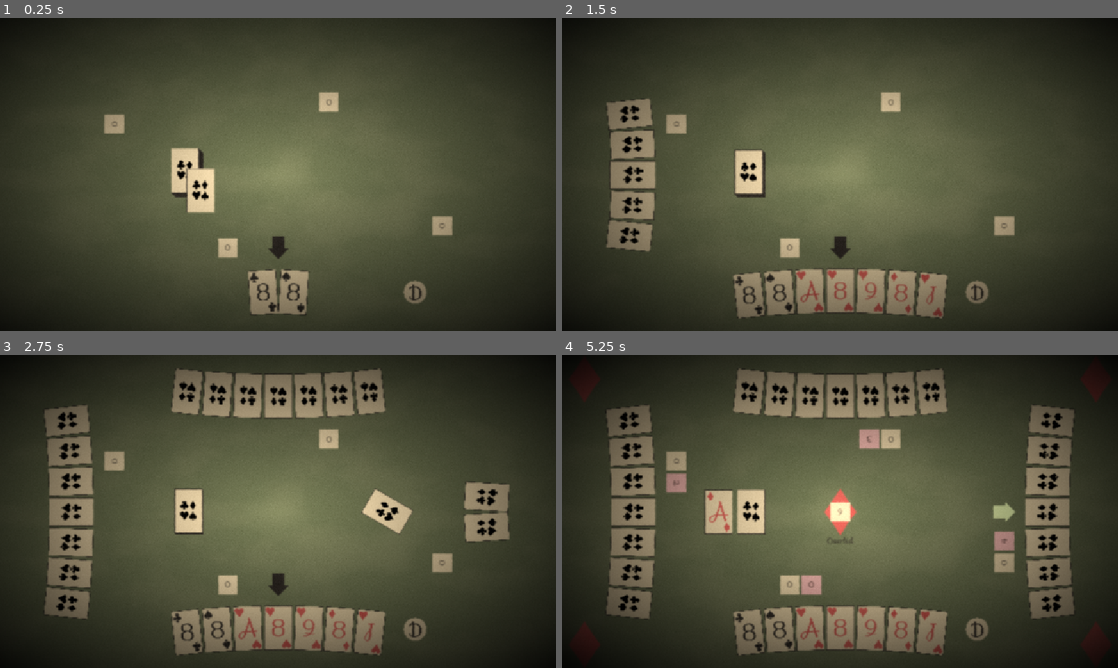
Above: before the commit, frames 1-4 (two rows, left to right).
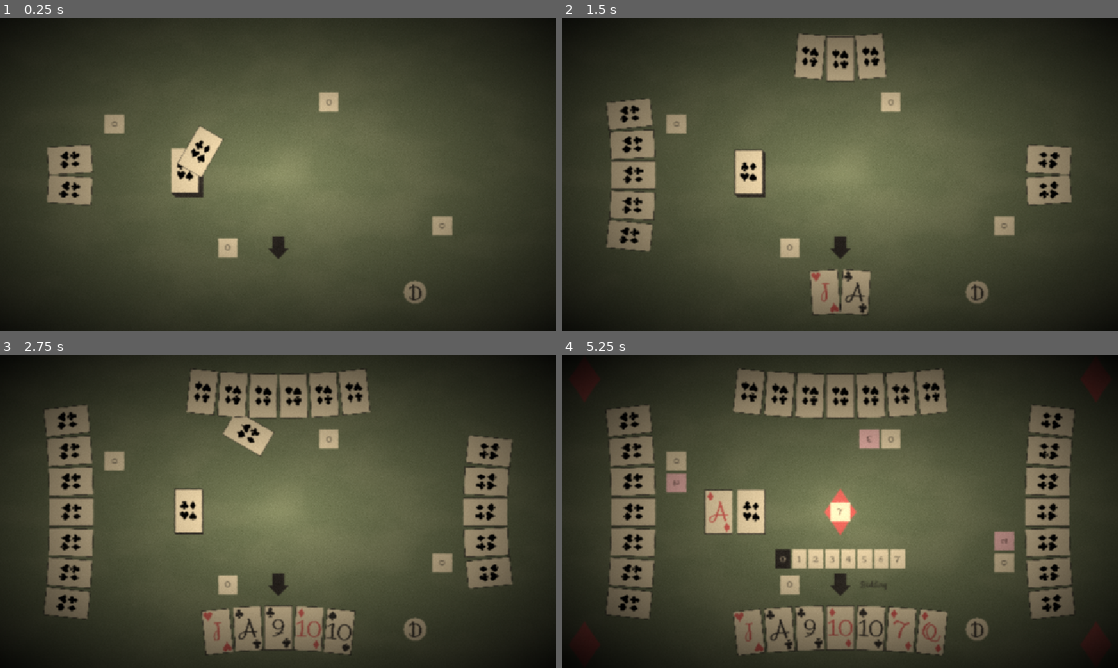
Above: after the commit, the same moments.

Repository: CMurtagh-LGTM/brackeys25.2
Game: Godot game, scene res://Main.tscn
Same seed, same stepped clock (60 frames per second), same inputs: the game is played once before the commit and once after it.
Inputs (mouse positions are in pixels of both pictures, inside the frame that each line leads up to):
- Up to frame 1 (0.25 s): no input
- Up to frame 2 (1.5 s): move the mouse to (751, 174) at 0.52 s; click (751, 174) at 0.67 s; move the mouse to (751, 174) at 1.27 s; click (751, 174) at 1.42 s
- Up to frame 3 (2.75 s): move the mouse to (189, 511) at 2.02 s; click (189, 511) at 2.17 s
- Up to frame 4 (5.25 s): move the mouse to (751, 511) at 2.77 s; click (751, 511) at 2.92 s; move the mouse to (751, 630) at 3.52 s; click (751, 630) at 3.67 s; tap Enter at 4.25 s; move the mouse to (778, 630) at 4.27 s; click (778, 630) at 4.42 s; click (784, 558) at 5 s, where only the run before the commit has a clickable "0"

The runs differ from the first frame. In frame 1, 3.7% of the frame differs, in the area x 8-56%, y 34-95%; in frame 2, 7.5%; in frame 3, 9.4%, in the area x 30-93%, y 4-96%; in frame 4, 2.9%.

Commit message:
better AI

Diff:
--- a/Card/Card.gd
+++ b/Card/Card.gd
@@ -14,7 +14,7 @@
 	NONE, LEFT, RIGHT, BEST
 }
 
-@export var info: CardInfo
+@export var _info: CardInfo
 
 @onready var _pips: Array[Sprite2D] = [$Face/Pip, $Face/Pip2]
 @onready var _character_sprite: Sprite2D = $Face/Character
@@ -33,21 +33,29 @@
 signal clicked
 signal hovered
 
-func is_bower(trump: Suit) -> Bower:
+func get_bower(trump: Suit) -> Bower:
 	# If card is intrinsic bower
-	if info.get_bower() != Bower.NONE:
-		return info.get_bower()
+	if _info.get_bower() != Bower.NONE:
+		return _info.get_bower()
 
 	# NT has no right or left
 	if trump == null:
 		return Bower.NONE
 
 	# Right or LEFT
-	if trump.colour == info.get_suit_colour() and info.get_ordinal() == Ordinal.JACK:
-		if trump == info.suit:
+	if trump.colour == _info.get_suit_colour() and _info.get_ordinal() == Ordinal.JACK:
+		if trump == _info.suit:
 			return Bower.RIGHT
 		return Bower.LEFT
 	return Bower.NONE
+
+func suit(trump: Suit) -> Suit:
+	if get_bower(trump) == Bower.LEFT:
+		return trump
+	return _info.suit
+
+func ordinal() -> Ordinal:
+	return _info.get_ordinal()
 
 func conceal() -> void:
 	reveal(false)
@@ -90,22 +98,22 @@
 
 func _update_image() -> void:
 	for pip: Sprite2D in _pips:
-		pip.texture = info.get_pip()
-		pip.modulate = info.get_colour()
-	_character_sprite.texture = info.get_image()
-	_character_sprite.modulate = info.get_colour()
+		pip.texture = _info.get_pip()
+		pip.modulate = _info.get_colour()
+	_character_sprite.texture = _info.get_image()
+	_character_sprite.modulate = _info.get_colour()
 
 func _on_update_can_play() -> void:
 	if _revealed and _active:
 		if _can_play == CanPlay.YES:
-			_front.modulate = info.front_can_play_colour
+			_front.modulate = _info.front_can_play_colour
 		elif _can_play == CanPlay.NO:
-			_front.modulate = info.front_cant_play_colour
+			_front.modulate = _info.front_cant_play_colour
 		else:
-			_front.modulate = info.front_colour
+			_front.modulate = _info.front_colour
 	else:
-		_front.modulate = info.front_colour
-	_front_border.modulate = info.border_colour
+		_front.modulate = _info.front_colour
+	_front_border.modulate = _info.border_colour
 
 func _ready() -> void:
 	_update_image()
@@ -113,7 +121,7 @@
 	_on_update_can_play()
 
 func _process(_delta: float) -> void:
-	if Engine.is_editor_hint() and info:
+	if Engine.is_editor_hint() and _info:
 		_update_image()
 		_on_update_can_play()
 		return
@@ -121,7 +129,7 @@
 const card_scene: PackedScene = preload("res://Card/Card.tscn")
 static func instantiate(card_info: CardInfo) -> Card:
 	var card: Card = card_scene.instantiate()
-	card.info = card_info
+	card._info = card_info
 	return card
 
 func _on_mouse_area_input_event(_viewport:Node, event:InputEvent, _shape_idx:int) -> void:
--- a/Card/Card.tscn
+++ b/Card/Card.tscn
@@ -1,7 +1,6 @@
-[gd_scene load_steps=9 format=3 uid="uid://cjo5i2haxfp05"]
+[gd_scene load_steps=8 format=3 uid="uid://cjo5i2haxfp05"]
 
 [ext_resource type="Script" uid="uid://dx7xolpo3n2vx" path="res://Card/Card.gd" id="1_6ma3f"]
-[ext_resource type="Resource" uid="uid://b3lvyvy1i7h8l" path="res://Resources/TestCard.tres" id="2_kkgq3"]
 [ext_resource type="Texture2D" uid="uid://b4u251mxxtj2m" path="res://Assets/Suits/Spade.svg" id="3_5u7pk"]
 [ext_resource type="Texture2D" uid="uid://bmghknb8h6tbw" path="res://Assets/Front.svg" id="3_x8cmv"]
 [ext_resource type="Texture2D" uid="uid://c6nbwb26kx7lp" path="res://Assets/FrontBorder.svg" id="4_1xywt"]
@@ -13,7 +12,6 @@
 
 [node name="Card" type="Node2D"]
 script = ExtResource("1_6ma3f")
-info = ExtResource("2_kkgq3")
 
 [node name="Front" type="Sprite2D" parent="."]
 modulate = Color(0.960784, 0.870588, 0.701961, 1)
--- a/GameManager/GameManager.gd
+++ b/GameManager/GameManager.gd
@@ -13,7 +13,7 @@
 @onready var _bonus_label: Label = $Bonus/Label
 @onready var _discard_pile: Stack = $Discard
 
-const over_under_bid_text: Array[String] = ["Underbid", "Overbid"]
+# const over_under_bid_text: Array[String] = ["Underbid", "Overbid"]
 
 @onready var _bid_info: Node2D = $BidInfo
 @onready var _total_bid_label: Label = $BidInfo/Total/Label
@@ -29,7 +29,9 @@
 ]
 const _pip_offset: Vector2 = Vector2(46, 49)
 
-var _deal_size: int = 7
+var _deal_size: int = 7 # Number of cards to deal
+var _deal_packets: Array[int] = [2, 3, 2]
+var _deal_count: int = 3 # Number of times to deal
 
 var _deck: Deck
 var _hands: Array[Hand]
@@ -39,7 +41,7 @@
 var _trump: Suit
 var _current_hand: int = 0
 var _dealer: int = 0
-var _tricks_remaining: int= 0
+var _tricks_remaining: int = 0
 
 var _current_arrow_point: Hand.Compass
 
@@ -87,7 +89,7 @@
 	_deal()
 
 func _calculate_game_state() -> GameState:
-	return GameState.new(_trump, _trick.lead_suit(_trump), _deck.deck_info, _trick.get_cards())
+	return GameState.new(_trump, _trick.lead_suit(_trump), _deck.deck_info, _trick.get_cards(), _trick.card_count() == _hands.size() - 1)
 
 func _on_hand_play(card: Card) -> void:
 	_hands[_current_hand].lose_turn()
@@ -101,21 +103,27 @@
 	_hands[_current_hand].gain_turn(_calculate_game_state())
 	_point_to_hand(_hand_index_to_compass(_current_hand))
 
+static func sum(accum, number):
+	return accum + number
+
 func _deal() -> void:
 	_trump = null;
 	_on_update_trump()
 	_hands[_dealer].set_is_dealer()
-	for hand: Hand in _hands:
-		for _i in range(_deal_size):
-			await hand.add_card(_deck.draw_card())
 	_current_hand = (_dealer + 1) % _hands.size()
+	assert(_deal_packets.reduce(sum) == _deal_size)
+	for packet: int in _deal_packets:
+		for relative_hand_index: int in _hands.size():
+			var hand = _hands[(relative_hand_index + _current_hand) % _hands.size()]
+			for _i in range(packet):
+				await hand.add_card(_deck.draw_card())
 
 	var turnup: Card = _deck.draw_card()
 	turnup.reveal()
 	await turnup.move_to(self, globals.viewport_center() + _turnup_position_offset, 0, Globals.card_deal_time)
 	_turnup = turnup
 
-	_trump = turnup.info.suit
+	_trump = turnup.suit(null)
 	_on_update_trump()
 
 	_tricks_remaining = _deal_size
@@ -133,6 +141,7 @@
 		_point_to_hand(_hand_index_to_compass(_current_hand))
 
 		# Make sure that the game is overcalled
+		# floor(amount_underbid / yet_to_bid_players)
 		@warning_ignore("integer_division")
 		var disallowed_bid: int = (_deal_size - current_total) / (_hands.size() - relative_bid_index)
 
@@ -150,10 +159,10 @@
 		_current_hand %= _hands.size()
 
 	# Display info
-	if current_total < _deal_size:
-		_call_info.text = over_under_bid_text[0]
-	elif current_total > _deal_size:
-		_call_info.text = over_under_bid_text[1]
+	# if current_total < _deal_size:
+	# 	_call_info.text = over_under_bid_text[0]
+	# elif current_total > _deal_size:
+	# 	_call_info.text = over_under_bid_text[1]
 
 	_point_to_hand(_hand_index_to_compass(highest_bidder_index))
 	_arrow.modulate = Globals.LIGHT_GREEN
@@ -196,12 +205,12 @@
 func _calculate_bonus_score() -> int:
 	var bonus: int = 0
 	for card: Card in _bonus_pile.get_cards():
-		if card.info.suit != _trump:
+		if card.suit(_trump) != _trump:
 			continue
 		bonus += 1
-		if card.info.get_ordinal() > Card.Ordinal.THIRTEEN:
+		if card.ordinal() > Card.Ordinal.THIRTEEN:
 			bonus += 1
-		if card.is_bower(_trump) != Card.Bower.NONE:
+		if card.get_bower(_trump) != Card.Bower.NONE:
 			bonus += 1
 	return bonus
 
--- a/GameManager/GameState.gd
+++ b/GameManager/GameState.gd
@@ -5,9 +5,11 @@
 var lead_suit: Suit
 var deck_info: DeckInfo
 var trick: Array[Card]
+var last_play: bool
 
-func _init(trump_: Suit, lead_suit_: Suit, deck_info_: DeckInfo, trick_: Array[Card]):
+func _init(trump_: Suit, lead_suit_: Suit, deck_info_: DeckInfo, trick_: Array[Card], last_play_: bool):
 	trump = trump_
 	lead_suit = lead_suit_
 	deck_info = deck_info_
 	trick = trick_
+	last_play = last_play_
--- a/Hand/AI.gd
+++ b/Hand/AI.gd
@@ -3,16 +3,173 @@
 
 const _delay := 0.5
 
-var _terribleness := 0.75
-
-func decide_card(game_state: GameState, cards: Array[Card], can_play_card: Callable) -> Card:
+var _mistake_chance: float = 0.0 if Globals.debug_ai else 0.1
+var _bid_terribleness: float = 0.001 if Globals.debug_ai else 1.0
+
+# TODO calculate the threshold based on the deck
+const singleton_threshold: Card.Ordinal = Card.Ordinal.QUEEN
+const offsuit_threshold: Card.Ordinal = Card.Ordinal.ACE
+
+func _best_card_ordinal(cards: Array[Card], trump: Suit, exclude_suit: Suit, threshold: Card.Ordinal, include_bowers: bool = false) -> Card:
+	var best_card: Card = null
+	for card: Card in cards:
+		if card.suit(trump) == exclude_suit:
+			continue
+		if card.ordinal() < threshold:
+			continue
+		if not include_bowers and card.get_bower(trump) != Card.Bower.NONE:
+			continue
+		if best_card != null and card.get_bower(trump) < best_card.get_bower(trump):
+			continue
+		if (best_card == null
+			or card.ordinal() > best_card.ordinal()
+		):
+			best_card = card
+	return best_card
+
+func _best_bower(cards: Array[Card], trump: Suit) -> Card:
+	var best_bower: Card = null
+	for card: Card in cards:
+		if (card.get_bower(trump) != Card.Bower.NONE
+			and (best_bower == null or card.get_bower(trump) > best_bower.get_bower(trump))
+		):
+			best_bower = card
+	return best_bower
+
+func _worst_card_ordinal(cards: Array[Card], trump: Suit) -> Card:
+	if cards.is_empty():
+		return null
+	var worst_card: Card = cards[0]
+	for card: Card in cards:
+		if card.get_bower(trump) < worst_card.get_bower(trump):
+			worst_card = card
+			continue
+		if card.suit(trump) != trump and worst_card.suit(trump) == trump:
+			worst_card = card
+			continue
+		if card.ordinal() < worst_card.ordinal():
+			worst_card = card
+			continue
+
+	return worst_card
+
+func _lead(game_state: GameState, cards: Array[Card]) -> Card:
+	# Find off suit singletons
+	var suit_count: Dictionary[Suit, int] = {}
+	for card: Card in cards:
+		suit_count.get_or_add(card.suit(game_state.trump), 0)
+		suit_count[card.suit(game_state.trump)] += 1
+
+	var decent_singletons: Array[Card] = []
+	for card: Card in cards:
+		if suit_count[card.suit(game_state.trump)] > 1:
+			continue
+		if card.suit(game_state.trump) == game_state.trump:
+			continue
+		if card.ordinal() < singleton_threshold:
+			continue
+		if card.get_bower(game_state.trump) != Card.Bower.NONE:
+			continue
+		decent_singletons.append(card)
+
+	if not decent_singletons.is_empty():
+		var best_singleton = decent_singletons[0]
+		for singleton: Card in decent_singletons:
+			if singleton.ordinal() > best_singleton.ordinal():
+				best_singleton = singleton
+		ai_print("lead singleton")
+		return best_singleton
+
+	# Find high off suit
+	var best_decent_offsuit: Card = _best_card_ordinal(cards, game_state.trump, game_state.trump, offsuit_threshold)
+	if best_decent_offsuit:
+		ai_print("lead decent offsuit")
+		return best_decent_offsuit
+
+	# Go fishing for trumps
+	var best_bower: Card = _best_bower(cards, game_state.trump)
+	if best_bower:
+		ai_print("lead bower")
+		return best_bower
+
+	# Just pick the best off suit
+	var best_offsuit: Card = _best_card_ordinal(cards, game_state.trump, game_state.trump, Card.Ordinal.BOTTOM)
+	if best_offsuit:
+		ai_print("lead offsuit")
+		return best_offsuit
+
+	# Somehow we have all trumps and no bowers
+	var best_card: Card = _best_card_ordinal(cards, game_state.trump, null, Card.Ordinal.BOTTOM)
+	if best_card == null:
+		@warning_ignore("assert_always_false")
+		assert(0)
+	ai_print("lead best trump")
+	return best_card
+
+func _potential_winners(current_winning_card: Card, cards: Array[Card], trump: Suit, lead_suit: Suit) -> Array[Card]:
+	var potential_winners: Array[Card] = []
+	for card: Card in cards:
+		# Can't win without lead suit or trump
+		if card.suit(trump) != lead_suit and card.suit(trump) != trump:
+			continue
+		# If winning card is a trump we need a trump to beat it
+		if card.suit(trump) != trump and current_winning_card.suit(trump) == trump:
+			continue
+		# If winning card is a bower we need at least match it
+		if card.get_bower(trump) < current_winning_card.get_bower(trump):
+			continue
+		# We can trump the card
+		if card.suit(trump) == trump and current_winning_card.suit(trump) != trump:
+			potential_winners.append(card)
+			continue
+		# We need to have a higher number
+		if card.ordinal() <= current_winning_card.ordinal():
+			continue
+		potential_winners.append(card)
+	return potential_winners
+
+func _middle(game_state: GameState, cards: Array[Card]) -> Card:
+	# Best card if can win else worst card
+	var current_winning_card: Card = Trick.current_winning_card(game_state.trick, game_state.trump)
+
+	var potential_winners: Array[Card] = _potential_winners(current_winning_card, cards, game_state.trump, game_state.lead_suit)
+	var best_winning_card: Card = _best_card_ordinal(potential_winners, game_state.trump, null, Card.Ordinal.BOTTOM)
+
+	if best_winning_card != null:
+		ai_print("played best winning card")
+		return best_winning_card
+
+	ai_print("throw off")
+	return _worst_card_ordinal(cards, game_state.trump)
+
+func _last(game_state: GameState, cards: Array[Card]) -> Card:
+	# Worst winning card if can win else worst card
+	var current_winning_card: Card = Trick.current_winning_card(game_state.trick, game_state.trump)
+
+	var potential_winners: Array[Card] = _potential_winners(current_winning_card, cards, game_state.trump, game_state.lead_suit)
+	var worst_winning_Card: Card = _worst_card_ordinal(potential_winners, game_state.trump)
+
+	if worst_winning_Card != null:
+		ai_print("played worst winning card")
+		return worst_winning_Card
+
+	ai_print("throw off")
+	return _worst_card_ordinal(cards, game_state.trump)
+
+func decide_card(game_state: GameState, cards: Array[Card]) -> Card:
+	assert(not cards.is_empty())
 	await cards[0].get_tree().create_timer(_delay).timeout
-	for card: Card in cards:
-		if can_play_card.call(card):
-			return card
-	@warning_ignore("assert_always_false")
-	assert(0)
-	return cards[0]
+
+	if randf_range(0, 1) < _mistake_chance:
+		return cards[0]
+
+	if game_state.lead_suit == null:
+		return _lead(game_state, cards)
+
+	if not game_state.last_play:
+		return _middle(game_state, cards)
+
+	return _last(game_state, cards)
 
 func decide_bid(disallowed_bid: int, highest_bid: int, revealed_card: Card, game_state: GameState, cards: Array[Card]) -> int:
 	await cards[0].get_tree().create_timer(_delay).timeout
@@ -23,15 +180,17 @@
 
 	var score: float = 0.0
 	for card: Card in cards:
-		score += _score_card(card, low, high, game_state.trump)
-
-	if int(score) == highest_bid and _score_card(revealed_card, low, high, game_state.trump) > 0.5:
+		score += _trick_score_win_change(card, low, high, game_state.trump)
+
+	# TODO reduce score if others have bid high
+
+	score += randf_range(-_bid_terribleness, _bid_terribleness)
+	if int(score) == highest_bid and _trick_score_win_change(revealed_card, low, high, game_state.trump) > 0.5:
+		print("trying for turnup")
 		score += 1
 
 	if Globals.debug_ai:
-		print(score)
-	else:
-		score += randf_range(-_terribleness, _terribleness)
+		print("bid score: ", score)
 
 	if disallowed_bid < int(score):
 		return int(score)
@@ -39,7 +198,7 @@
 		return disallowed_bid + 1
 
 
-func worst_card(cards: Array[Card], game_state: GameState) -> int:
+func card_lowest_change_to_win(cards: Array[Card], game_state: GameState) -> int:
 	await cards[0].get_tree().create_timer(_delay).timeout
 
 	# Calculate these outside the loop to keep O(n)
@@ -49,23 +208,29 @@
 	var worst_index: int = 0
 	var worst_score: float = INF
 	for index: int in cards.size():
-		var score: float = _score_card(cards[index], low, high, game_state.trump)
+		var score: float = _trick_score_win_change(cards[index], low, high, game_state.trump)
 		if score < worst_score:
+			worst_score = score
 			worst_index = index
 
 	return worst_index
 
-const trump_bonus: float = 1.0/3.0
-
-func _score_card(card: Card, low: float, high: float, trump: Suit) -> float:
+const trump_bonus: float = 0.4
+
+## Change this card may win a trick
+func _trick_score_win_change(card: Card, low: float, high: float, trump: Suit) -> float:
 	assert(low < high)
 	var ordinal_count: float = high - low
-	var card_ordinal: float = card.info.get_ordinal() as int as float
+	var card_ordinal: float = card.ordinal() as int as float
 	var score: float = (card_ordinal - low) / ordinal_count
 
 	if trump:
 		score *= 1 - trump_bonus # make room for trump bonus
-		if card.info.suit == trump:
+		if card.suit(trump) == trump:
 			score += trump_bonus
 
 	return score
+
+func ai_print(value: String) -> void:
+	if Globals.debug_ai:
+		print(value)
--- a/Hand/Hand.gd
+++ b/Hand/Hand.gd
@@ -62,7 +62,7 @@
 		if _ai == null:
 			card_index = await  SignalGroup.new().one(click_signals)
 		else:
-			card_index = await _ai.worst_card(_cards, game_state)
+			card_index = await _ai.card_lowest_change_to_win(_cards, game_state)
 		cards_discarded.push_back(_cards[card_index])
 		_cards[card_index].conceal()
 		_cards.remove_at(card_index)
@@ -169,7 +169,7 @@
 
 func _play_turn(game_state: GameState) -> void:
 	assert(_ai != null)
-	_play_card(await _ai.decide_card(game_state, _cards, _can_play_card))
+	_play_card(await _ai.decide_card(game_state, _cards.filter(_can_play_card)))
 
 func _play_card(card: Card) -> void:
 	remove_card(card)
@@ -214,18 +214,12 @@
 
 func _has_suit(suit: Suit, trump: Suit) -> bool:
 	for card: Card in _cards:
-		if card.info.suit == suit and card.is_bower(trump) != Card.Bower.LEFT:
-			return true
-		if trump and trump == suit and card.is_bower(trump) == Card.Bower.LEFT:
+		if card.suit(trump) == suit:
 			return true
 	return false
 
 func _can_play_card(card: Card) -> bool:
-	var card_suit: Suit = card.info.suit
-
-	# Left bower is a trump
-	if card.is_bower(_turn_game_state.trump) == Card.Bower.LEFT:
-		card_suit = _turn_game_state.trump
+	var card_suit: Suit = card.suit(_turn_game_state.trump)
 
 	# Leading can play any
 	if _turn_game_state.lead_suit == null:
--- a/Theme.tres
+++ b/Theme.tres
@@ -27,6 +27,7 @@
 [resource]
 default_font = ExtResource("1_yd3fu")
 Button/colors/font_color = Color(0.215686, 0.196078, 0.176471, 1)
+Button/colors/font_disabled_color = Color(0.960784, 0.870588, 0.701961, 1)
 Button/colors/font_hover_color = Color(0.215686, 0.196078, 0.176471, 1)
 Button/colors/font_outline_color = Color(0.960784, 0.870588, 0.701961, 1)
 Button/styles/disabled = SubResource("StyleBoxFlat_23v3e")
--- a/Trick/Trick.gd
+++ b/Trick/Trick.gd
@@ -14,9 +14,7 @@
 func lead_suit(trump: Suit) -> Suit:
 	if _cards.is_empty():
 		return null
-	if _cards[0].is_bower(trump) == Card.Bower.LEFT:
-		return trump
-	return _cards[0].info.suit
+	return _cards[0].suit(trump)
 
 func card_count() -> int:
 	return _cards.size()
@@ -27,37 +25,30 @@
 	_cards.append(card)
 	_compasses.append(compass)
 
-func is_higher(card1: Card, card2: Card, trump: Suit) -> bool:
+static func is_higher(card1: Card, card2: Card, trump: Suit) -> bool:
 	# Check bower order first
-	if card1.is_bower(trump) > card2.is_bower(trump):
+	if card1.get_bower(trump) > card2.get_bower(trump):
 		return true
-	if card1.is_bower(trump) < card2.is_bower(trump):
+	if card1.get_bower(trump) < card2.get_bower(trump):
 		return false
 
 	# Check trump
-	if trump and card1.info.suit == trump and card2.info.suit != trump:
+	if trump and card1.suit(trump) == trump and card2.suit(trump) != trump:
 		return true
 
 	# Check lead suit
-	if card1.info.suit != card2.info.suit:
+	if card1.suit(trump) != card2.suit(trump):
 		return false
 
 	# Check number
-	if card1.info.get_ordinal() > card2.info.get_ordinal():
+	if card1.ordinal() > card2.ordinal():
 		return true
 
 	return false
 
 func get_winner(trump: Suit) -> Hand.Compass:
 	assert(!_cards.is_empty())
-	var best_card_index = 0
-	var best_card: Card = _cards[best_card_index]
-	for card_index: int in range(1, _cards.size()):
-		var card: Card = _cards[card_index]
-		if is_higher(card, best_card, trump):
-			best_card_index = card_index
-			best_card = card
-	return _compasses[best_card_index]
+	return _compasses[_current_winning_card_index(_cards, trump)]
 
 func clear() -> Array[Card]:
 	var cards = _cards.duplicate()
@@ -69,3 +60,18 @@
 
 func get_cards() -> Array[Card]:
 	return _cards.duplicate()
+
+static func current_winning_card(cards: Array[Card], trump: Suit) -> Card:
+	if cards.is_empty():
+		return null
+	return cards[_current_winning_card_index(cards, trump)]
+
+static func _current_winning_card_index(cards: Array[Card], trump: Suit) -> int:
+	var best_card_index = 0
+	var best_card: Card = cards[best_card_index]
+	for card_index: int in range(1, cards.size()):
+		var card: Card = cards[card_index]
+		if is_higher(card, best_card, trump):
+			best_card_index = card_index
+			best_card = card
+	return best_card_index
